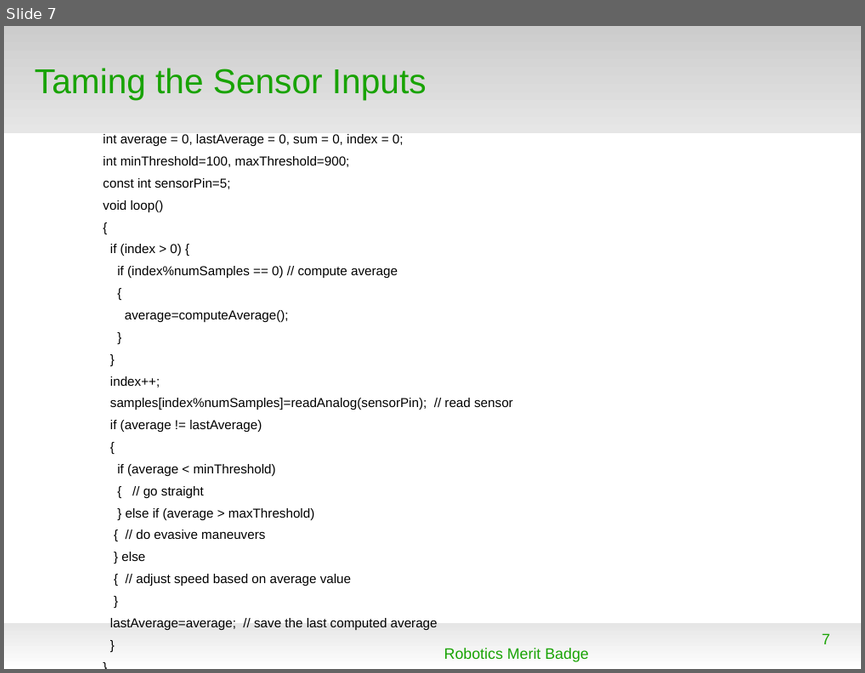
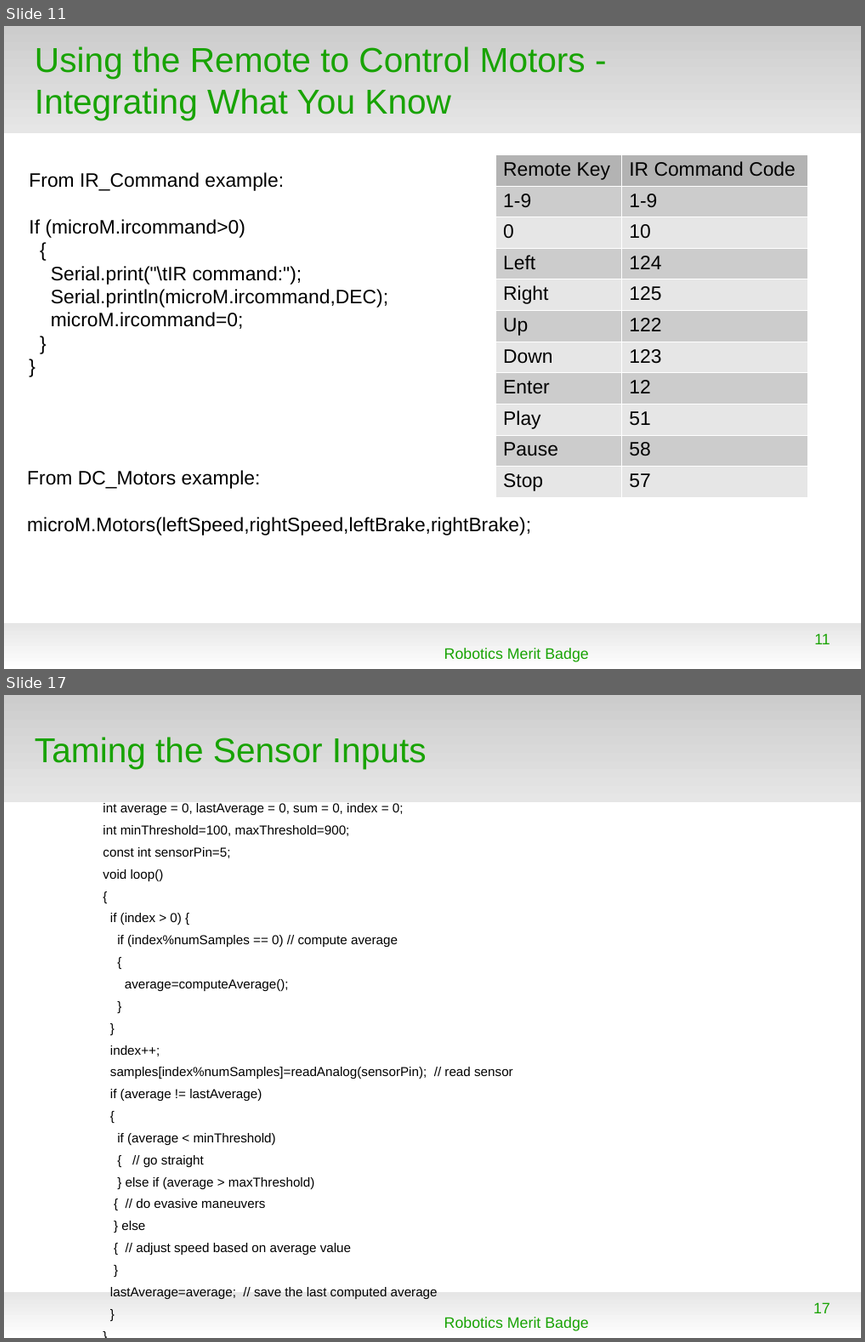
Before and after one commit to spiderman-2099/RoboticsMB, a slide deck: doc/RMB_Session3.odp. Shown one above the other, each under a label of ours: slide 7 before the commit, slides 11 and 17 after it; the slides between them are not shown. The pictures are 865x673 and 865x1342 pixels, drawn with LibreOffice and Linux fonts; fonts in the diff are those of the drawing; background and template pictures are left out. Boxes give left, top, right and bottom in pixels: in the first picture for what was removed or moved away, otherwise in the second. Text is boxed around its words. In the diff, an @@ line names an element or a change of style, - is before the commit and + after.

Commit message:
Add more example slides, Add Sensor Average/Threshold examples

```diff
--- a/doc/RMB_Session3.odp
+++ b/doc/RMB_Session3.odp
@@ slide 11 added at box(4, 26, 861, 669), background #FFFFFF; not listed: 2 template elements that a slide beside it also shows @@
@@ title added at box(35, 46, 585, 120), 32 pt, text #18A303 @@
+Using the Remote to Control Motors -
+Integrating What You Know
@@ text added at box(29, 172, 388, 329), 18 pt, text #000000 @@
+From IR_Command example:
+If (microM.ircommand>0)
+{
+Serial.print("\tIR command:");
+Serial.println(microM.ircommand,DEC);
+microM.ircommand=0;
+}
+}
@@ table added at box(495, 154, 808, 494), 11 rows, 2 columns @@
+Remote Key | IR Command Code
+1-9 | 1-9
+0 | 10
+Left | 124
+Right | 125
+Up | 122
+Down | 123
+Enter | 12
+Play | 51
+Pause | 58
+Stop | 57
@@ text added at box(27, 470, 531, 535), 18 pt, text #000000 @@
+From DC_Motors example:
+microM.Motors(leftSpeed,rightSpeed,leftBrake,rightBrake);
@@ page number added at box(814, 633, 829, 644), 14 pt, text #18A303 @@
+11
@@ text added at box(444, 647, 588, 662), 14 pt, text #18A303 @@
+Robotics Merit Badge
@@ what was slide 7 is now slide 17 @@
@@ page number at box(813, 1302, 830, 1313): text changed @@
-7
+17
```
Also in this commit, not shown: 4 slides changed, 9 other slides added, 2 other files.
